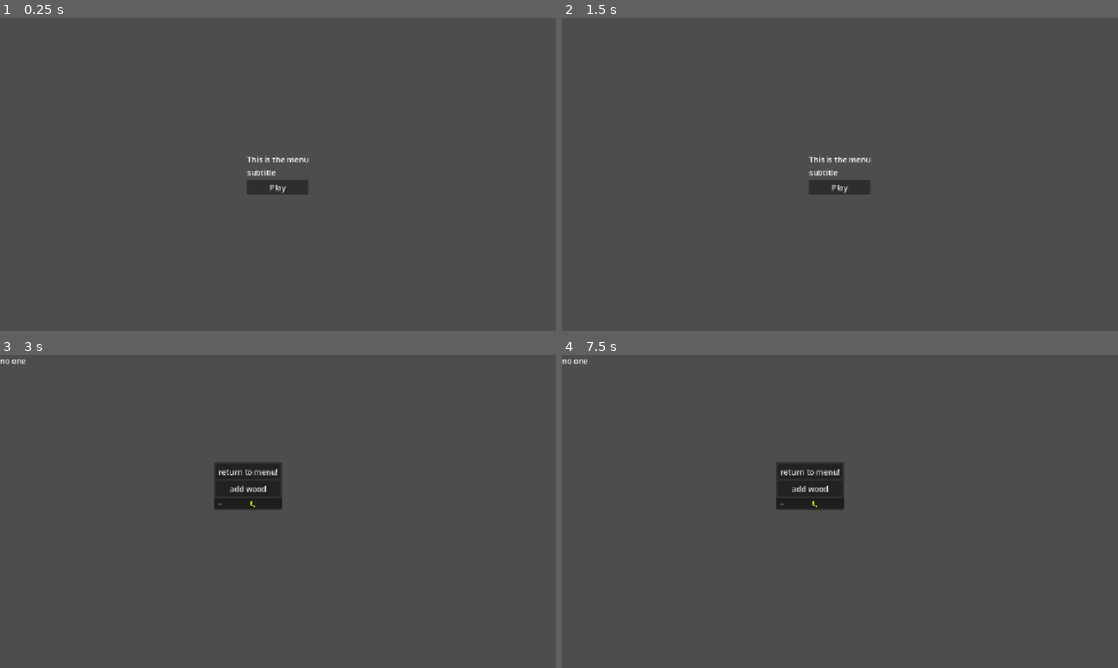
Above: before the commit, frames 1-4 (two rows, left to right).
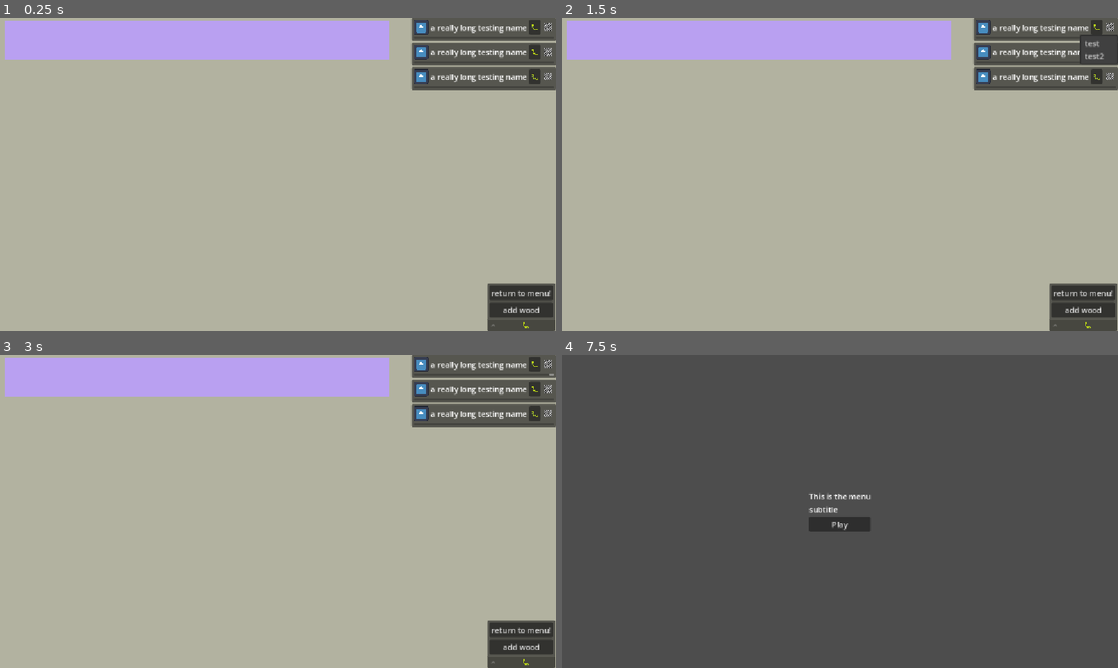
Above: after the commit, the same moments.

Repository: ChrstphrHll/brackeys2026.2
Game: Godot game, scene res://game.tscn
Two runs of this game, one before a commit and one after it. Both use one fixed random seed, a clock stepped at 60 frames per second and the inputs below. Before the commit the project starts from res://menu/menu.tscn. The engine's default icon, where the game draws it, is replaced by a stand-in: a white triangle on a blue panel in a dark square.
Inputs (mouse positions are in pixels of both pictures, inside the frame that each line leads up to):
- Up to frame 1 (0.25 s): no input
- Up to frame 2 (1.5 s): click (1095, 27) at 0.5 s, where only the run after the commit has a clickable "🐛"; click (1112, 27) at 1.27 s
- Up to frame 3 (3 s): click (522, 646) at 2 s, where only the run after the commit has a clickable "add wood"; click (278, 524) at 2.75 s, where only the run before the commit has a clickable "Play"
- Up to frame 4 (7.5 s): click "add wood" at 3.5 s; click (1095, 364) at 4.25 s, where only the run after the commit has a clickable "🐛"; click "add wood" at 5 s; click (1095, 364) at 5.75 s, where only the run after the commit has a clickable "🐛"; click "add wood" at 6.5 s; click "return to menu!" at 7.25 s

The runs differ from the first frame. In frame 1, 95% of the frame differs, in the area x 0-100%, y 0-100%; in frame 2, 95%; in frame 3, 95%; in frame 4, 2.4%.

Commit message:
task timing

Diff:
--- a/game.gd
+++ b/game.gd
@@ -3,7 +3,7 @@
 
 
 const machine_scene = preload("res://machines/machine.tscn")
-var machines = []
+@onready var machines = [$UI/Machines/Machine]
 
 # Called when the node enters the scene tree for the first time.
 func _ready():
@@ -19,14 +19,9 @@
 	SceneManager.go_to("main_menu")
 
 
-func _on_timer_timeout():
-	print("timer done")
-
-
 func add_new_machine():
-	var instantiated_machine = machine_scene.instantiate()
-	machines.push_back(instantiated_machine)
-	add_child(instantiated_machine)
+	var test_machine = Machine.new()
+	machines.push_back(test_machine)
 
 
 func _on_add_wood_pressed():
--- a/game.tscn
+++ b/game.tscn
@@ -5,6 +5,13 @@
 
 [node name="Game" type="Node" unique_id=1275175939]
 script = ExtResource("1_80nbo")
+
+[node name="ColorRect" type="ColorRect" parent="." unique_id=1515006803]
+offset_left = -28.0
+offset_top = -39.0
+offset_right = 1238.0
+offset_bottom = 720.0
+color = Color(0.69803923, 0.69803923, 0.627451, 1)
 
 [node name="UI" type="Control" parent="." unique_id=47031167]
 layout_mode = 3
@@ -14,12 +21,32 @@
 grow_horizontal = 2
 grow_vertical = 2
 
-[node name="Timer" type="Timer" parent="UI" unique_id=2051743527]
-wait_time = 0.301
+[node name="ColorRect" type="ColorRect" parent="UI" unique_id=1009556227]
+layout_mode = 0
+offset_left = 10.0
+offset_top = 6.0
+offset_right = 805.0
+offset_bottom = 86.0
+color = Color(0.7273021, 0.62820613, 0.9454588, 1)
 
-[node name="Machine" parent="UI" unique_id=1930575906 instance=ExtResource("2_e2o6t")]
+[node name="Machines" type="VBoxContainer" parent="UI" unique_id=1846919649]
 layout_mode = 1
-machine_name = "no one"
+anchors_preset = 11
+anchor_left = 1.0
+anchor_right = 1.0
+anchor_bottom = 1.0
+offset_left = -277.0
+grow_horizontal = 0
+grow_vertical = 2
+
+[node name="Machine" parent="UI/Machines" unique_id=1930575906 instance=ExtResource("2_e2o6t")]
+layout_mode = 2
+
+[node name="Machine2" parent="UI/Machines" unique_id=1152607113 instance=ExtResource("2_e2o6t")]
+layout_mode = 2
+
+[node name="Machine3" parent="UI/Machines" unique_id=247134514 instance=ExtResource("2_e2o6t")]
+layout_mode = 2
 
 [node name="DebuggingUI" type="Control" parent="." unique_id=2104493506]
 layout_mode = 3
@@ -38,10 +65,9 @@
 anchor_top = 1.0
 anchor_right = 1.0
 anchor_bottom = 1.0
-offset_left = -708.0
-offset_top = -391.0
-offset_right = -568.0
-offset_bottom = -328.0
+offset_left = -142.0
+offset_top = -98.0
+offset_right = -2.0
 grow_horizontal = 0
 grow_vertical = 0
 pivot_offset_ratio = Vector2(1, 1)
@@ -60,6 +86,5 @@
 layout_mode = 2
 text = "add wood"
 
-[connection signal="timeout" from="UI/Timer" to="." method="_on_timer_timeout"]
 [connection signal="pressed" from="DebuggingUI/FoldableContainer/VBoxContainer/MainMenu" to="." method="_on_main_menu_pressed"]
 [connection signal="pressed" from="DebuggingUI/FoldableContainer/VBoxContainer/AddWood" to="." method="_on_add_wood_pressed"]
--- a/machines/machine.gd
+++ b/machines/machine.gd
@@ -2,35 +2,29 @@
 
 class_name Machine
 
-@export var machine_name: String
+@export var machine_name: String = "test"
 var currentTask
 
 var speed = 10
 var efficiency = 10
-var timer: Timer
+@onready var task_timer: Timer = $TaskTimer
+@onready var test = $MarginContainer/VBoxContainer/HBoxContainer/MenuButton
 
 # Called when the node enters the scene tree for the first time.
 func _ready():
-	$Label.text = machine_name
+	pass
+
 
 
 # Called every frame. 'delta' is the elapsed time since the previous frame.
 func _process(delta):
-	pass
+	$MarginContainer/VBoxContainer/ProgressBar.value = task_timer.time_left
+
 
 func start_resource_gathering_task(resource: String):
-	timer = Timer.new()
-	timer.wait_time = 1# get_task_time(speed, resource)
-	var result = get_gathering_result(efficiency, resource)
-	timer.timeout.connect(_on_gather_timeout.bind(resource, result))
-	timer.start()
+	task_timer.start()
 	print("hypothetically started timer")
 
-
-func _on_gather_timeout(resource, delta: int):
-	print("timeout")
-	Resources.modify_resource(resource, delta)
-	implement_consequence()
 
 func get_task_time(speed, resource):
 	return speed * Resources.get_resource_difficulty(resource)
@@ -42,3 +36,16 @@
 
 func implement_consequence():
 	pass
+
+
+func _on_button_pressed():
+	start_resource_gathering_task("wood")
+
+func _on_task_timer_timeout():
+	Resources.modify_resource("wood", 100)
+	implement_consequence()
+
+
+func _on_menu_button_button_down():
+	print('menu button down')
+	pass # Replace with function body.
--- a/machines/machine.tscn
+++ b/machines/machine.tscn
@@ -1,17 +1,69 @@
 [gd_scene format=3 uid="uid://dnk21g31ndx2p"]
 
 [ext_resource type="Script" uid="uid://tfudkjiyu4gd" path="res://machines/machine.gd" id="1_2sueh"]
+[ext_resource type="Texture2D" uid="uid://b58r61ks3ekh5" path="res://icon.svg" id="2_loaj5"]
 
-[node name="Machine" type="Control" unique_id=1930575906]
-layout_mode = 3
-anchors_preset = 15
-anchor_right = 1.0
-anchor_bottom = 1.0
-grow_horizontal = 2
-grow_vertical = 2
+[sub_resource type="Gradient" id="Gradient_loaj5"]
+
+[sub_resource type="GradientTexture2D" id="GradientTexture2D_e2bbn"]
+gradient = SubResource("Gradient_loaj5")
+width = 16
+height = 16
+fill_from = Vector2(0.052173913, 0.05652174)
+fill_to = Vector2(0.22173913, 0.20434782)
+repeat = 1
+
+[node name="Machine" type="PanelContainer" unique_id=1152607113]
+offset_right = 277.0
+offset_bottom = 47.0
 script = ExtResource("1_2sueh")
 
-[node name="Label" type="Label" parent="." unique_id=1699979961]
-layout_mode = 0
-offset_right = 40.0
-offset_bottom = 23.0
+[node name="MarginContainer" type="MarginContainer" parent="." unique_id=1217634481]
+layout_mode = 2
+theme_override_constants/margin_left = 4
+theme_override_constants/margin_top = 4
+theme_override_constants/margin_right = 4
+theme_override_constants/margin_bottom = 4
+
+[node name="VBoxContainer" type="VBoxContainer" parent="MarginContainer" unique_id=725853659]
+layout_mode = 2
+
+[node name="HBoxContainer" type="HBoxContainer" parent="MarginContainer/VBoxContainer" unique_id=875134593]
+layout_mode = 2
+
+[node name="Machine Icon" type="TextureRect" parent="MarginContainer/VBoxContainer/HBoxContainer" unique_id=650198521]
+layout_mode = 2
+texture = ExtResource("2_loaj5")
+expand_mode = 3
+
+[node name="Machine Name" type="Label" parent="MarginContainer/VBoxContainer/HBoxContainer" unique_id=1699979961]
+layout_mode = 2
+text = "a really long testing name"
+
+[node name="Button" type="Button" parent="MarginContainer/VBoxContainer/HBoxContainer" unique_id=1198078763]
+layout_mode = 2
+text = "🐛"
+
+[node name="MenuButton" type="MenuButton" parent="MarginContainer/VBoxContainer/HBoxContainer" unique_id=2044915811]
+layout_mode = 2
+icon = SubResource("GradientTexture2D_e2bbn")
+switch_on_hover = true
+item_count = 2
+popup/item_0/text = "test"
+popup/item_0/id = 0
+popup/item_1/text = "test2"
+popup/item_1/id = 1
+
+[node name="ProgressBar" type="ProgressBar" parent="MarginContainer/VBoxContainer" unique_id=133164056]
+layout_mode = 2
+step = 0.001
+fill_mode = 1
+show_percentage = false
+
+[node name="TaskTimer" type="Timer" parent="." unique_id=1276119578]
+wait_time = 3.026
+one_shot = true
+
+[connection signal="pressed" from="MarginContainer/VBoxContainer/HBoxContainer/Button" to="." method="_on_button_pressed"]
+[connection signal="button_down" from="MarginContainer/VBoxContainer/HBoxContainer/MenuButton" to="." method="_on_menu_button_button_down"]
+[connection signal="timeout" from="TaskTimer" to="." method="_on_task_timer_timeout"]
--- a/project.godot
+++ b/project.godot
@@ -11,7 +11,7 @@
 [application]
 
 config/name="Brackeys Game Jam"
-run/main_scene="uid://0ay687agw33u"
+run/main_scene="uid://rl5fjnwjo0b2"
 config/features=PackedStringArray("4.7", "GL Compatibility")
 config/icon="res://icon.svg"
 
--- a/tasks/tasks.gd
+++ b/tasks/tasks.gd
@@ -1,3 +1,4 @@
 extends Node
 
-var time
+func gather_resources(resource, undertaker):
+	pass
